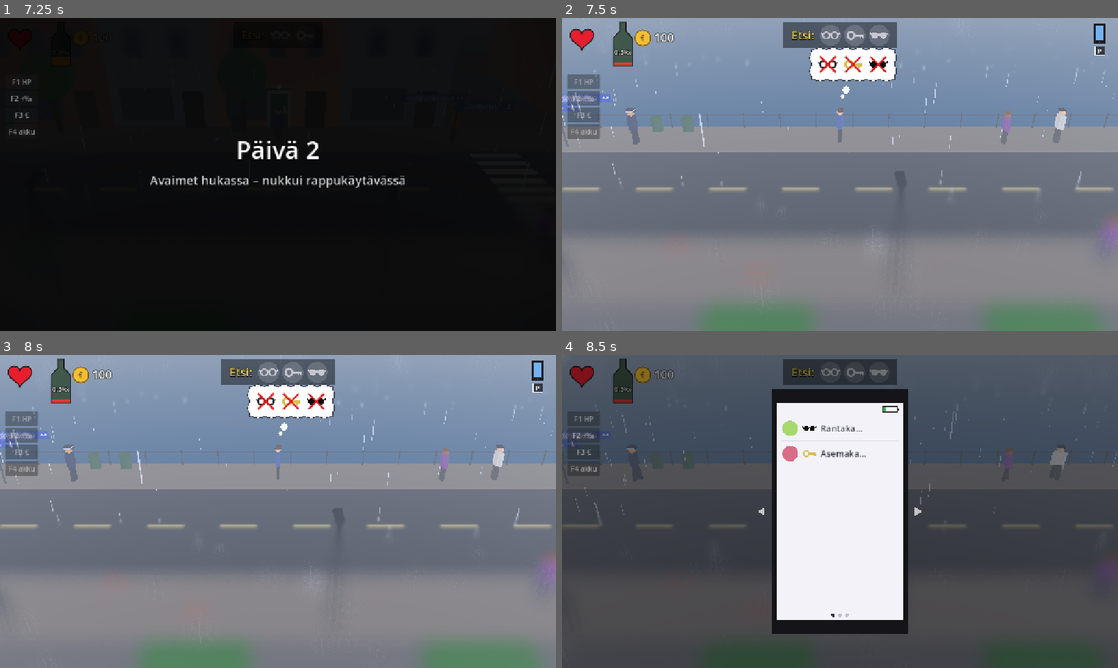
Above: before the commit, frames 1-4 (two rows, left to right).
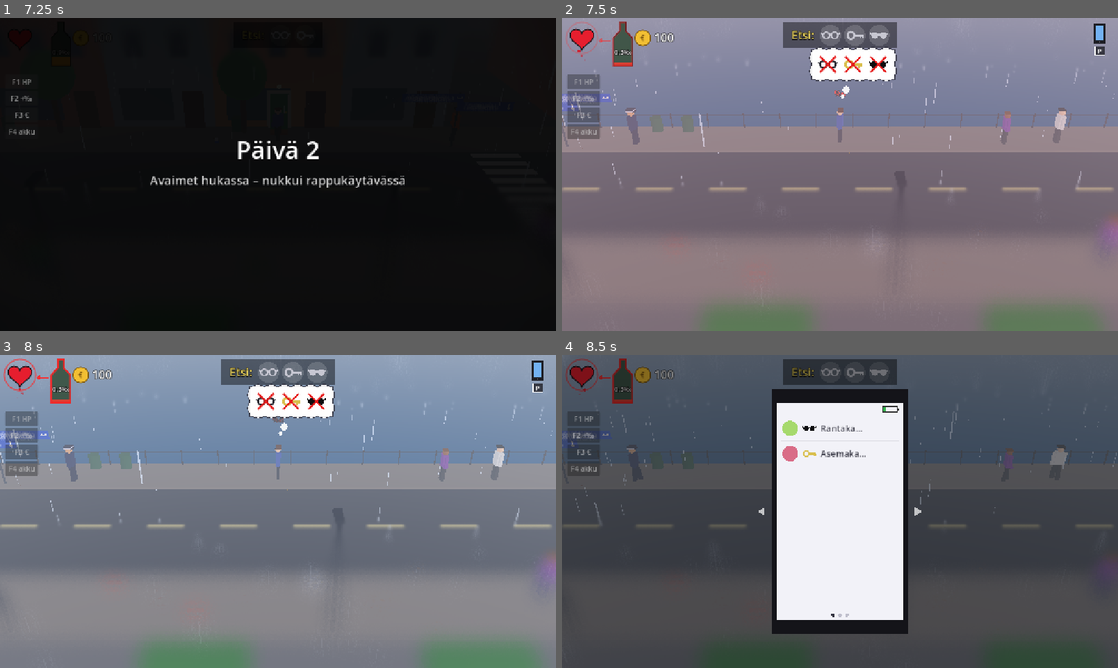
Above: after the commit, the same moments.

Repository: Ecculi/GoodMorningMoonshine
Game: Godot game, scene res://scenes/main.tscn
Two runs of this game, one before a commit and one after it. Both use one fixed random seed, a clock stepped at 60 frames per second and the inputs below.
Inputs (mouse positions are in pixels of both pictures, inside the frame that each line leads up to):
- Up to frame 1 (7.25 s): click "F1 HP" at 0.5 s; click "F2 +‰" at 1.25 s; click "F3 €" at 2 s; click "F4 akku" at 2.75 s; tap Enter at 3.5 s; move the mouse to (250, 237) at 3.52 s; hold Up (move_up) 3.53-4.25 s; hold Space (action) 3.53-4.25 s; click (250, 237) at 3.67 s; drag from (444, 221) to (250, 237) at 4.27 s; tap Space (action) at 5 s; move the mouse to (111, 127) at 5.02 s; hold Left (move_left) 5.03-5.75 s; tap Z at 5.1 s; drag from (305, 174) to (111, 127) at 5.77 s; move the mouse to (194, 96) at 6.52 s; hold Down (move_down) from 6.53 s (still down); tap Tab at 6.6 s
- Up to frame 2 (7.5 s): release Down (move_down) at 7.25 s; tap Enter at 7.25 s; drag from (962, 158) to (756, 96) at 7.27 s
- Up to frame 3 (8 s): no input
- Up to frame 4 (8.5 s): tap Space (action) at 8 s; move the mouse to (728, 527) at 8.02 s; hold Up (move_up) from 8.03 s (still down); tap P (phone) at 8.1 s; click (728, 527) at 8.17 s

Frame 1 is identical in both runs. In frame 2, 0.3% of the frame differs, in the area x 0-51%, y 1-26%; in frame 3, 0.3%; in frame 4, 0.2%.

Commit message:
Alcohol as medicine: mending when nicely drunk, worsening hangover, slow absorption
- 1.0-2.5 per mille: health mends by itself (1/s while moving).
- Under 0.5: health drains faster the soberer (0.8/s at the limit, 4/s
  near zero). Shown plainly: bottle blinks red, a red arrow pulses from
  the bottle into the heart, drops fall from the heart, and a '‰!' flash
  above the head when crossing the limit.
- Drinks are absorbed over 20 s of game time each (fast first, then
  tailing off), with health coming along; several in a row stack, and
  the amount is no longer shown, so overdoing it is easy.

Co-Authored-By: Claude Opus 5.5 <noreply@anthropic.com>
Claude-Session: https://claude.ai/code/session_014p1PeeGbmYxJmsVU4HYhz4

Diff:
--- a/scripts/game_state.gd
+++ b/scripts/game_state.gd
@@ -24,6 +24,22 @@
 const PROMILLE_DECAY := 0.0135
 const RUN_DECAY_MULT := 1.6
 const DRINK_AMOUNT := 0.4
+## A drink is not in the blood at once: each one is absorbed over
+## ABSORB_TIME seconds of game time (fast at first, then slowing). Every
+## drink runs its own timer, so several in a row make the per mille climb
+## faster, and you never quite know how high it will still go.
+const ABSORB_TIME := 20.0
+## Drinks still being absorbed: [amount, seconds since drinking].
+var _doses: Array = []
+## Hangover: health drains below PROMILLE_HANGOVER, faster the soberer
+## (per second, at the hangover limit and at zero).
+const HANGOVER_DRAIN_MIN := 0.8
+const HANGOVER_DRAIN_MAX := 4.0
+## Nicely drunk (between these): health slowly mends by itself while
+## moving; soberer or drunker, it doesn't.
+const MEND_FROM := 1.0
+const MEND_TO := 2.5
+const MEND_RATE := 1.0
 ## Highest per mille today and yesterday: yesterday's peak sets how bad
 ## the hangover shakes are. The first morning follows a big night.
 var today_max := PROMILLE_START
@@ -209,9 +225,10 @@
 func _tick_body(dt: float, is_running: bool) -> void:
 	var mult := RUN_DECAY_MULT if is_running else 1.0
 	promille = maxf(0.0, promille - PROMILLE_DECAY * dt * mult)
+	_absorb(dt)
 	clock_min += float(DAY_END_MIN - DAY_START_MIN) / DAY_ACTIVE_SECONDS * dt
-	if promille < PROMILLE_HANGOVER:
-		health -= 1.5 * dt
+	health -= hangover_drain() * dt
+	health = minf(100.0, health + mend_rate() * dt)
 	# Being cold makes you hungry faster.
 	var hunger_mult := 1.5 if cold >= COLD_HUNGRY else 1.0
 	hunger = minf(100.0, hunger + HUNGER_RATE * dt * mult * hunger_mult)
@@ -275,11 +292,37 @@
 func drink(amount := DRINK_AMOUNT) -> float:
 	if hunger >= HUNGER_EMPTY_STOMACH:
 		amount *= 1.4
-	promille += amount
+	# Into the stomach now; into the blood (and the health) bit by bit.
+	_doses.append([amount, 0.0])
+	return amount
+
+
+## Absorbs the drinks in the stomach. Each dose follows 1 - (1 - t)^2 over
+## ABSORB_TIME: quick at first, tailing off. Health comes with it.
+func _absorb(dt: float) -> void:
+	for d in _doses.duplicate():
+		var t0: float = clampf(d[1] / ABSORB_TIME, 0.0, 1.0)
+		d[1] += dt
+		var t1: float = clampf(d[1] / ABSORB_TIME, 0.0, 1.0)
+		var got: float = d[0] * ((1.0 - pow(1.0 - t1, 2.0)) - (1.0 - pow(1.0 - t0, 2.0)))
+		promille += got
+		health = minf(100.0, health + got * DRINK_HEALTH)
+		if t1 >= 1.0:
+			_doses.erase(d)
 	today_max = maxf(today_max, promille)
-	# A drink brings health back too (more from stronger stuff).
-	health = minf(100.0, health + amount * DRINK_HEALTH)
-	return amount
+
+
+## Health lost per second to the hangover (0 when not hungover).
+func hangover_drain() -> float:
+	if promille >= PROMILLE_HANGOVER:
+		return 0.0
+	return lerpf(HANGOVER_DRAIN_MIN, HANGOVER_DRAIN_MAX, (PROMILLE_HANGOVER - promille) / PROMILLE_HANGOVER)
+
+
+## Health mended per second when nicely drunk (soft edges).
+func mend_rate() -> float:
+	var k := smoothstep(MEND_FROM, MEND_FROM + 0.2, promille) * (1.0 - smoothstep(MEND_TO - 0.2, MEND_TO, promille))
+	return MEND_RATE * k
 
 
 func eat() -> void:
@@ -380,6 +423,7 @@
 
 
 func new_game() -> void:
+	_doses.clear()
 	day = 1
 	promille = PROMILLE_START
 	today_max = PROMILLE_START
@@ -416,6 +460,7 @@
 
 ## A short or bad sleep leaves more alcohol in the blood and heals less.
 func new_day() -> void:
+	_doses.clear()
 	var at_sleep := promille
 	yesterday_max = maxf(today_max, at_sleep)
 	day += 1
--- a/scripts/hud.gd
+++ b/scripts/hud.gd
@@ -140,8 +140,17 @@
 		get_viewport().set_input_as_handled()
 
 
+var _was_hungover := false
+
+
 func _process(delta: float) -> void:
 	_hurt = maxf(0.0, _hurt - delta)
+	# Just slipped under 0.5 per mille: a red warning above the head too.
+	var hung := GameState.hangover_drain() > 0.0 and not GameState.over
+	if hung and not _was_hungover and main != null and main.player != null:
+		main.popup("‰!", main.player.position + Vector3(0, 2.5, 0), Color(1, 0.25, 0.2))
+		flash_hurt()
+	_was_hungover = hung
 	_fade = maxf(0.0, _fade - delta * _fade_speed)
 	if _bubble_on and main != null and main.player != null:
 		var p: Vector3 = main.player.position
@@ -177,6 +186,7 @@
 	_draw_heart(Vector2(46, 46), heart_size, clampf(GameState.health / 100.0, 0.0, 1.0),
 		clampf(GameState.strain / 100.0, 0.0, 1.0))
 	_draw_bottle(Vector2(118, 10), GameState.promille, font)
+	_draw_hangover_warning()
 	_draw_coin(Vector2(186, 46), GameState.money, font)
 	_draw_phone_icon(vs, font)
 	_draw_charge()
@@ -283,6 +293,38 @@
 	draw_arc(sp, 34.0, 0, TAU, 40, Color(0, 0, 0, 0.35), 7.0, true)
 	var col := Color(0.25, 0.45, 1.0) if int(Time.get_ticks_msec() / 150) % 2 == 0 else Color(1.0, 0.25, 0.25)
 	draw_arc(sp, 34.0, -PI * 0.5, -PI * 0.5 + TAU * main.arrest, 40, col, 7.0, true)
+
+
+## Hangover (under 0.5 per mille) drains health: make the link plain.
+## The bottle blinks red, a red arrow pulses from the bottle into the
+## heart, and red drops fall from the heart; all faster the soberer.
+func _draw_hangover_warning() -> void:
+	var drain := GameState.hangover_drain()
+	if drain <= 0.0 or mode != "":
+		return
+	var k := clampf(drain / GameState.HANGOVER_DRAIN_MAX, 0.25, 1.0)
+	var t := Time.get_ticks_msec() / 1000.0
+	var blink := 0.5 + 0.5 * sin(t * (5.0 + 6.0 * k))
+	var red := Color(1.0, 0.15, 0.15)
+	# Bottle outline blinking red.
+	var bo := Vector2(118, 10)
+	var pts := PackedVector2Array()
+	for p in [Vector2(-7, 0), Vector2(7, 0), Vector2(7, 20), Vector2(22, 36), Vector2(22, 100),
+			Vector2(-22, 100), Vector2(-22, 36), Vector2(-7, 20), Vector2(-7, 0)]:
+		pts.append(bo + Vector2(22, 0) + p)
+	draw_polyline(pts, Color(red.r, red.g, red.b, 0.4 + 0.6 * blink), 4.0, true)
+	# Arrow from the bottle into the heart.
+	var a0 := Vector2(112, 52)
+	var a1 := Vector2(84, 52)
+	var ac := Color(red.r, red.g, red.b, 0.5 + 0.5 * blink)
+	draw_line(a0, a1 + Vector2(6, 0), ac, 4.0)
+	draw_colored_polygon(PackedVector2Array([a1, a1 + Vector2(9, -7), a1 + Vector2(9, 7)]), ac)
+	# Red glow round the heart and drops falling from it.
+	draw_arc(Vector2(46, 46), 36.0, 0.0, TAU, 40, Color(red.r, red.g, red.b, 0.25 + 0.45 * blink), 3.0, true)
+	for i in 3:
+		var ph := fmod(t * (0.8 + 1.2 * k) + i / 3.0, 1.0)
+		var dp := Vector2(40 + i * 6, 72 + ph * 30)
+		draw_circle(dp, 3.5 * (1.0 - ph * 0.5), Color(0.85, 0.05, 0.1, 1.0 - ph))
 
 
 ## Held item: what a short press and a hold do, as icons above the head
--- a/scripts/npc.gd
+++ b/scripts/npc.gd
@@ -268,8 +268,8 @@
 				return true
 			trades_left -= 1
 			model.punch()
-			var amount := GameState.drink(0.3)
-			main.popup("+" + GameState.format_promille(amount), p.position + Vector3(0, 2.1, 0), Color(1, 0.8, 0.3))
+			GameState.drink(0.3)
+			main.popup("glug", p.position + Vector3(0, 2.1, 0), Color(1, 0.8, 0.3))
 	GameState.busy_time = maxf(GameState.busy_time, 0.6)
 	return true
 
--- a/scripts/player.gd
+++ b/scripts/player.gd
@@ -821,10 +821,11 @@
 		return
 	if target == null and hand_item != null and main.nearest_npc_distance(position) > 2.5:
 		if hand_item.kind == Item.Kind.BOTTLE:
-			var amount := GameState.drink(Item.DRINK_PROMILLE[hand_item.drink])
+			# The amount is not shown: it sinks in slowly, and you never
+			# quite know how drunk you are going to get.
+			GameState.drink(Item.DRINK_PROMILLE[hand_item.drink])
 			GameState.warm_up(Item.DRINK_WARMTH[hand_item.drink])
-			main.popup("+" + GameState.format_promille(amount),
-				position + Vector3(0, 2.1, 0), Color(1, 0.8, 0.3))
+			main.popup("glug", position + Vector3(0, 2.1, 0), Color(1, 0.8, 0.3))
 			_consume_hand_item()
 			return
 		if hand_item.kind == Item.Kind.COFFEE or hand_item.kind == Item.Kind.ENERGY:
Not shown, changed: DESIGN.md
